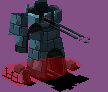
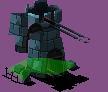
Layered file, before and after one edit (108 × 92). Changes by layer:
hid "Collider" over [2, 58, 82, 87]
added layer "Hotspot" (30%) above "StartingTowerTrack.png" over [7, 58, 75, 81]
